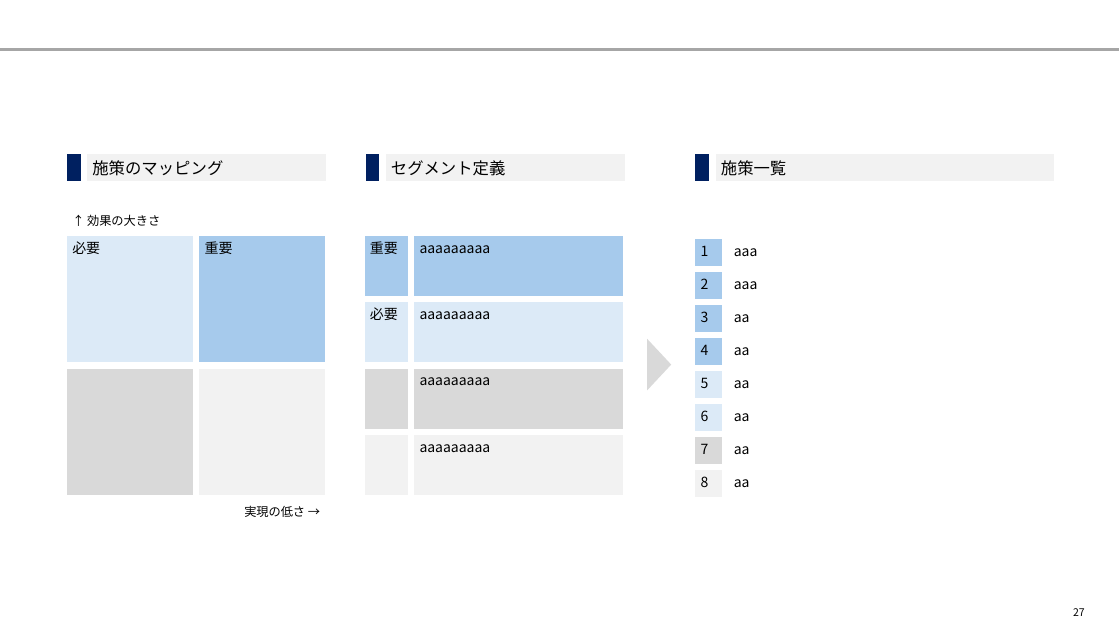
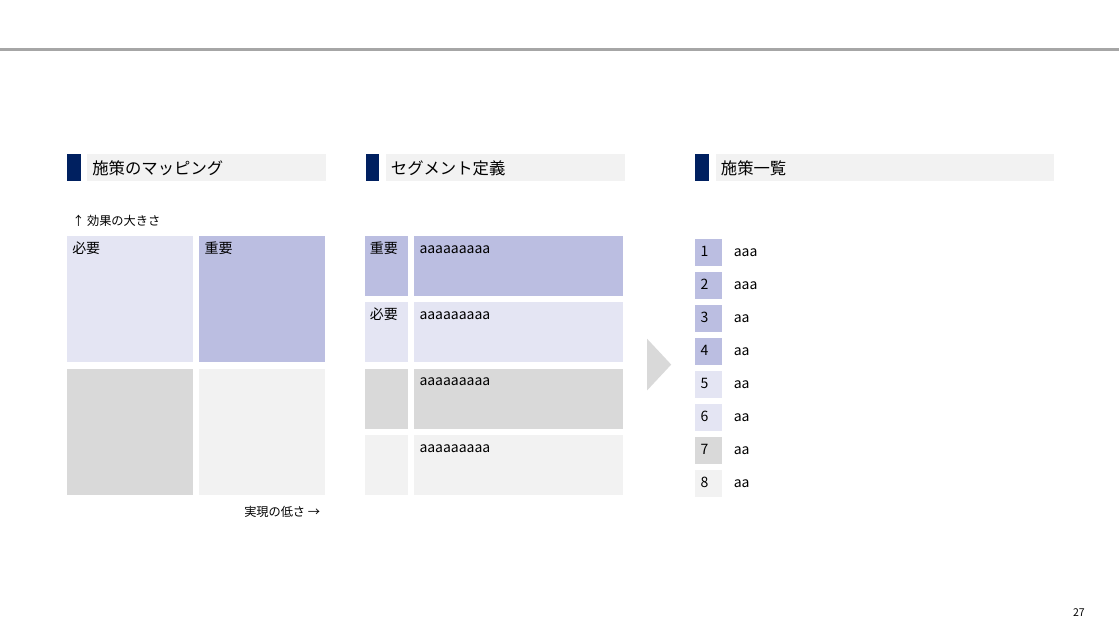
Before and after one commit to yuzucha16/dotfiles, a slide deck: slide 27 of office/Blank.potx. Drawn at 1120x630 pixels with LibreOffice and Linux fonts; fonts in the diff are those of the drawing. Boxes give left, top, right and bottom in pixels: in the first picture for what was removed or moved away, otherwise in the second. Text is boxed around its words. In the diff, an @@ line names an element or a change of style, - is before the commit and + after.

Commit message:
pptx

```diff
--- a/office/Blank.potx
+++ b/office/Blank.potx
@@ table at [64,208,625,522] @@
@@ fill #DCEAF7 to #E4E5F3 in 3 cells @@
@@ fill #A6CAEC to #BBBEE1 in 3 cells @@
@@ table at [692,208,1056,523] @@
@@ fill #A6CAEC to #BBBEE1 in 4 cells @@
@@ fill #DCEAF7 to #E4E5F3 in 2 cells @@
```
Also in this commit, not shown: 18 other slides changed.
